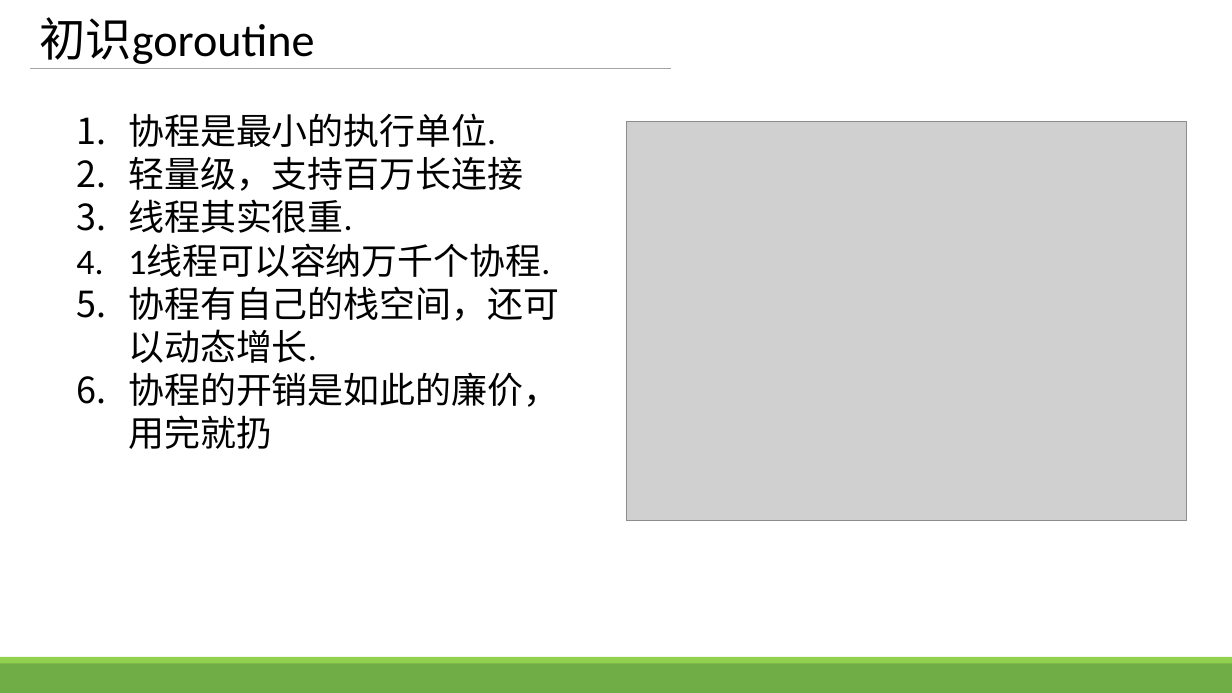
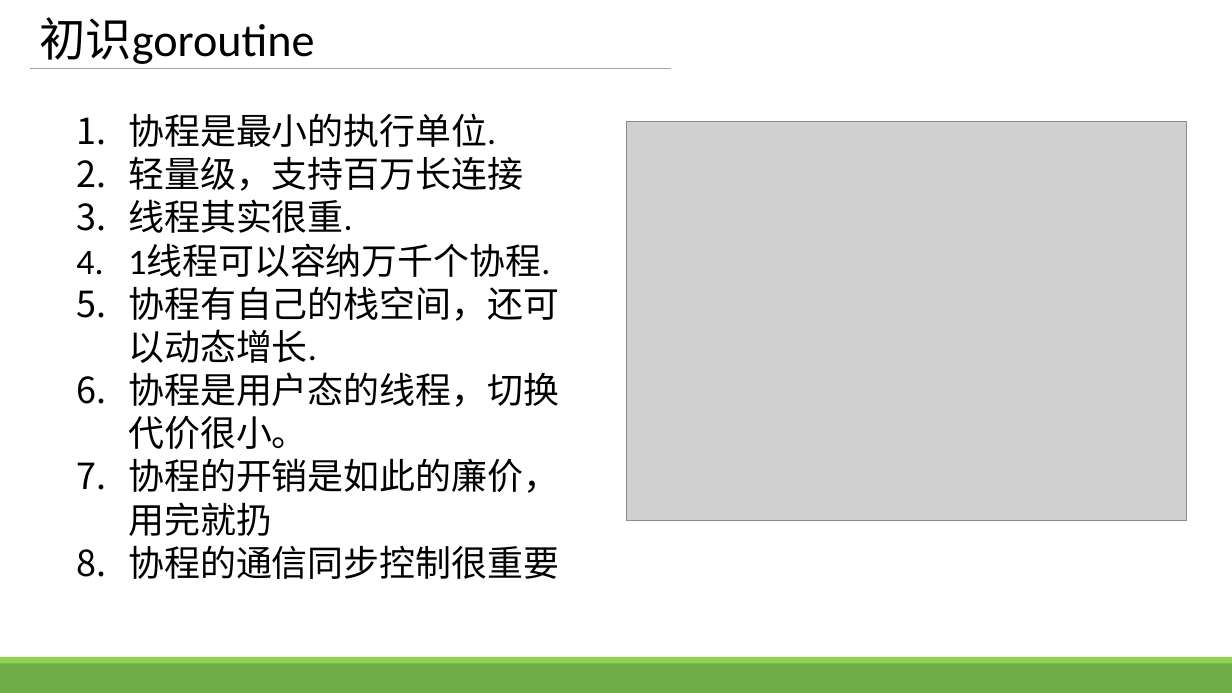
Before and after one commit to zhengbr2/sharing, a slide deck: slide 5 of GolangConcurency.pptx. Drawn at 1232x693 pixels with LibreOffice and Linux fonts; fonts in the diff are those of the drawing; grey boxes stand for pictures. Boxes give left, top, right and bottom in pixels: in the first picture for what was removed or moved away, otherwise in the second. Text is boxed around its words. In the diff, an @@ line names an element or a change of style, - is before the commit and + after.

```diff
--- a/GolangConcurency.pptx
+++ b/GolangConcurency.pptx
@@ text at [128,372,559,449]: paragraph added @@
+6. 协程是用户态的线程，切换代价很小。
@@ text at [128,545,559,579]: paragraph added @@
+8. 协程的通信同步控制很重要
```
Also in this commit, not shown: 7 other slides changed, 6 other files.
